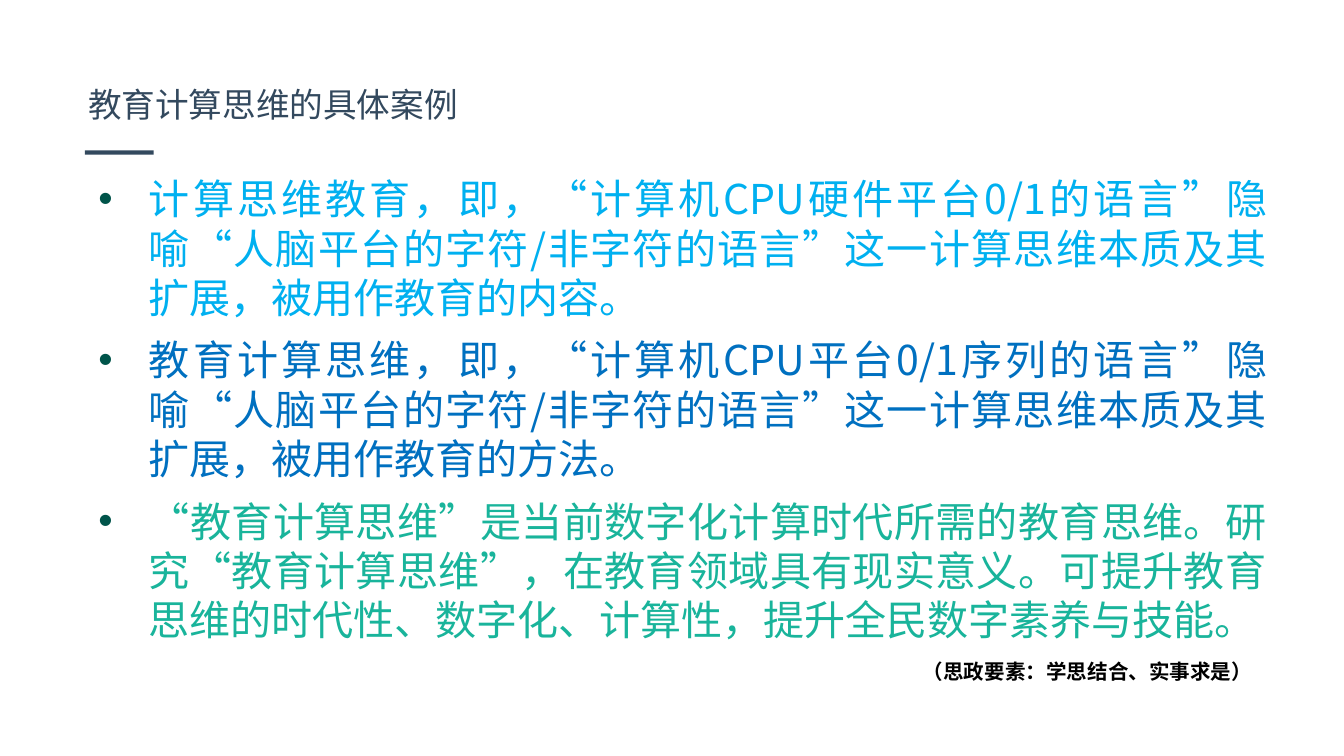
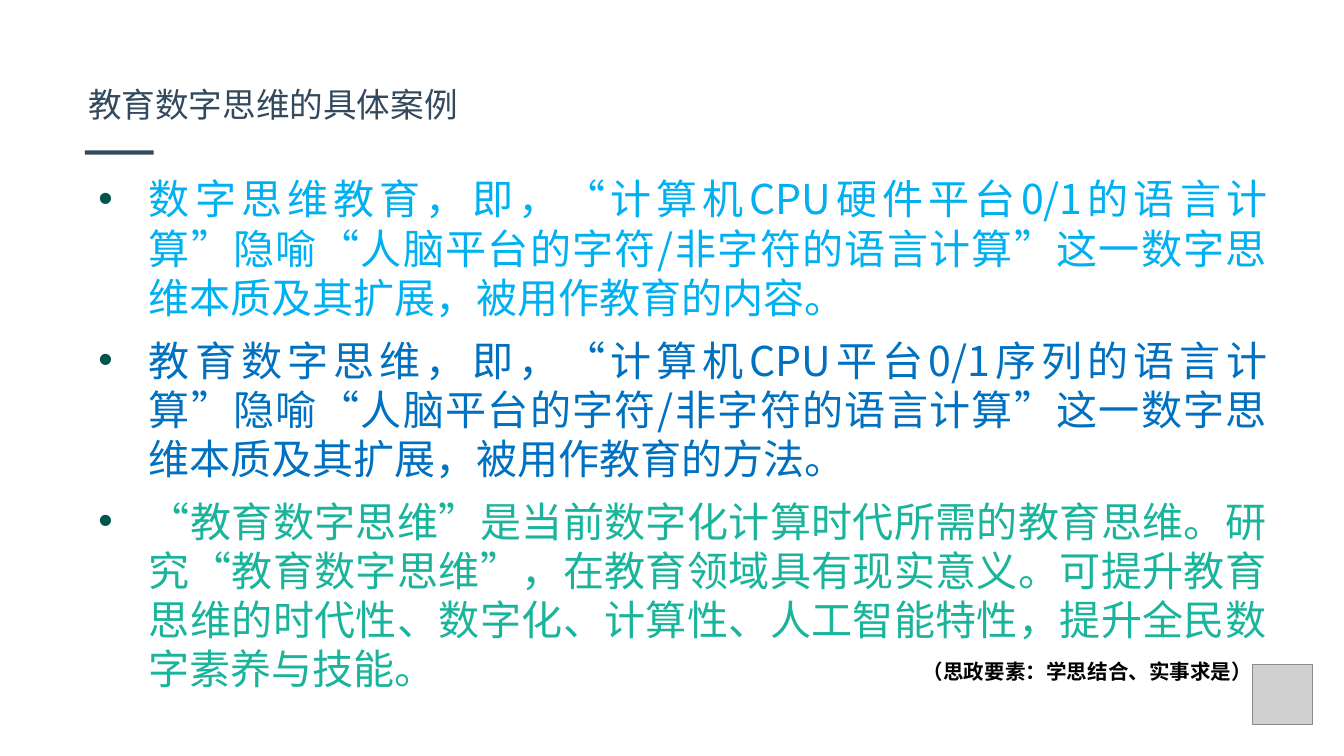
Before and after one commit to jbhuang99/WebEdu_LocalVersion_YuQin_DotNetCore2.1, a slide deck: slide 4 of wwwroot/webCourse/Templates/Bitmap-Video-2D-PPT.pptx. Drawn at 1344x756 pixels with LibreOffice and Linux fonts; fonts in the diff are those of the drawing; grey boxes stand for pictures; background and template pictures are left out. Boxes give left, top, right and bottom in pixels: in the first picture for what was removed or moved away, otherwise in the second. Text is boxed around its words. In the diff, an @@ line names an element or a change of style, - is before the commit and + after.

```diff
--- a/wwwroot/webCourse/Templates/Bitmap-Video-2D-PPT.pptx
+++ b/wwwroot/webCourse/Templates/Bitmap-Video-2D-PPT.pptx
@@ text at bbox=[88, 88, 458, 120]: text changed @@
-教育计算思维的具体案例
+教育数字思维的具体案例
@@ text at bbox=[149, 179, 1267, 688]: text changed @@
-• 计算思维教育，即，“计算机CPU硬件平台0/1的语言”隐喻“人脑平台的字符/非字符的语言”这一计算思维本质及其扩展，被用作教育的内容。
-• 教育计算思维，即，“计算机CPU平台0/1序列的语言”隐喻“人脑平台的字符/非字符的语言”这一计算思维本质及其扩展，被用作教育的方法。
-• “教育计算思维”是当前数字化计算时代所需的教育思维。研究“教育计算思维”，在教育领域具有现实意义。可提升教育思维的时代性、数字化、计算性，提升全民数字素养与技能。
+• 数字思维教育，即，“计算机CPU硬件平台0/1的语言计算”隐喻“人脑平台的字符/非字符的语言计算”这一数字思维本质及其扩展，被用作教育的内容。
+• 教育数字思维，即，“计算机CPU平台0/1序列的语言计算”隐喻“人脑平台的字符/非字符的语言计算”这一数字思维本质及其扩展，被用作教育的方法。
+• “教育数字思维”是当前数字化计算时代所需的教育思维。研究“教育数字思维”，在教育领域具有现实意义。可提升教育思维的时代性、数字化、计算性、人工智能特性，提升全民数字素养与技能。
@@ picture added at bbox=[1253, 664, 1312, 723] @@
```
Also in this commit, not shown: 9 other slides changed.
